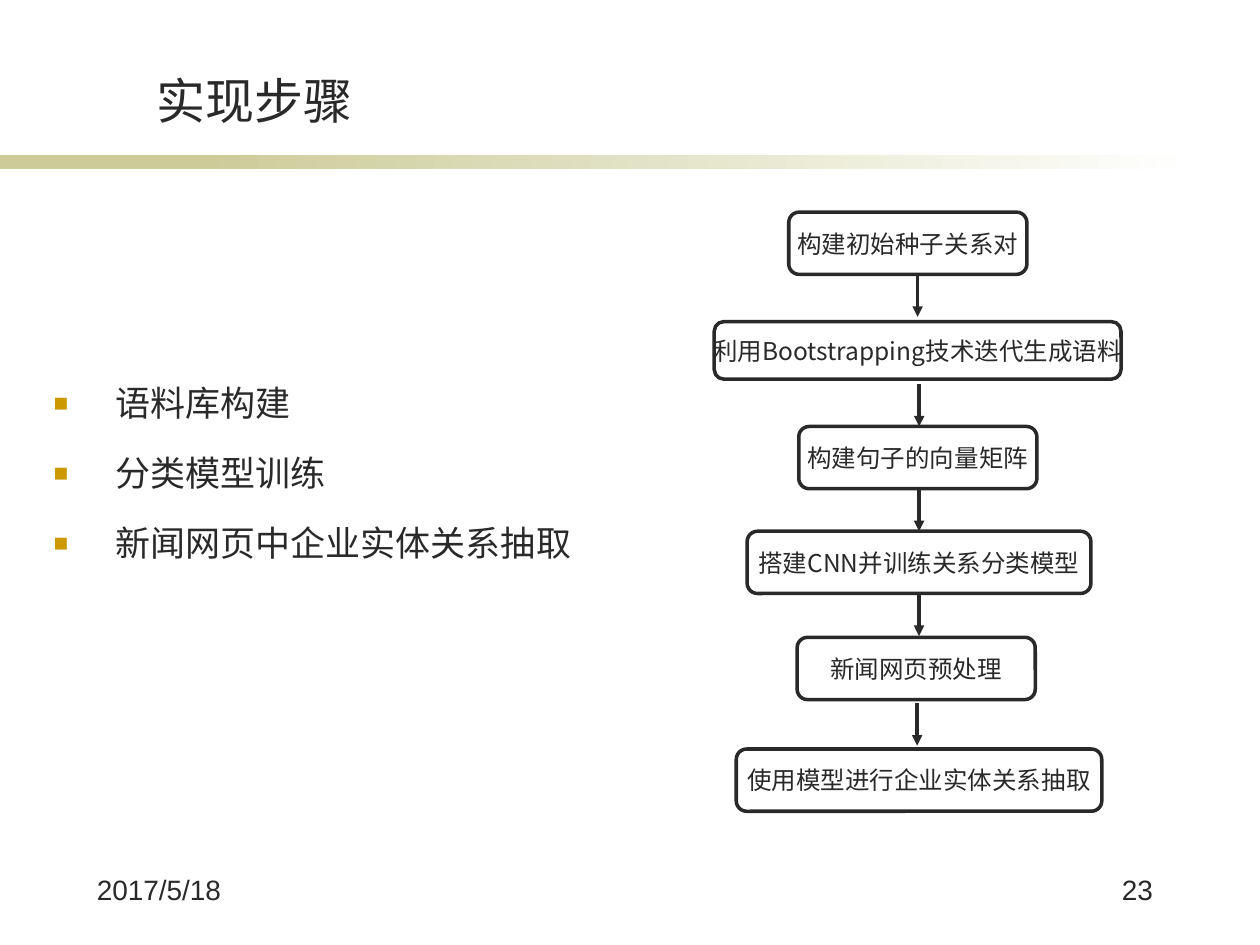
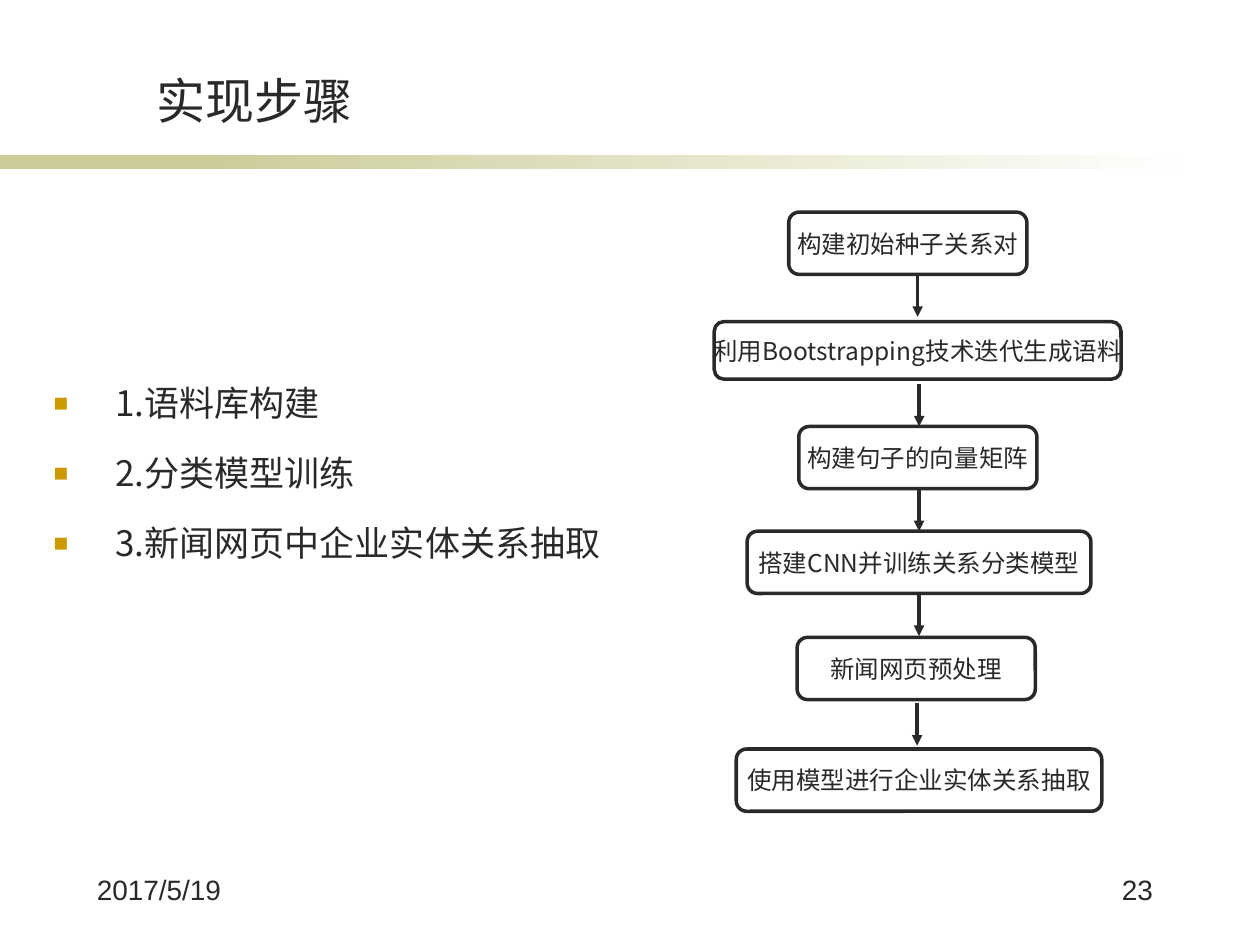
Before and after one commit to wqpod2g/paper, a slide deck: slide 23 of 毕业答辩ppt.pptx. Drawn at 1260x945 pixels with LibreOffice and Linux fonts; fonts in the diff are those of the drawing; background and template pictures are left out. Boxes give left, top, right and bottom in pixels: in the first picture for what was removed or moved away, otherwise in the second. Text is boxed around its words. In the diff, an @@ line names an element or a change of style, - is before the commit and + after.

```diff
--- a/毕业答辩ppt.pptx
+++ b/毕业答辩ppt.pptx
@@ text at (115, 386, 600, 559): text changed @@
-■ 语料库构建
-■ 分类模型训练
-■ 新闻网页中企业实体关系抽取
+■ 1.语料库构建
+■ 2.分类模型训练
+■ 3.新闻网页中企业实体关系抽取
@@ text at (97, 879, 221, 901): text changed @@
-2017/5/18
+2017/5/19
```
Also in this commit, not shown: 25 other slides changed, 1 other file.
